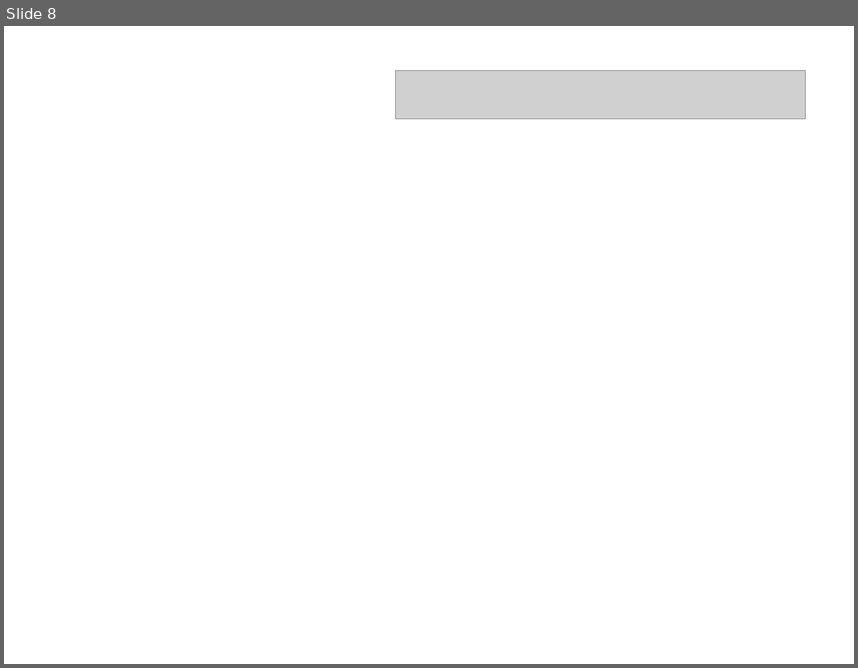
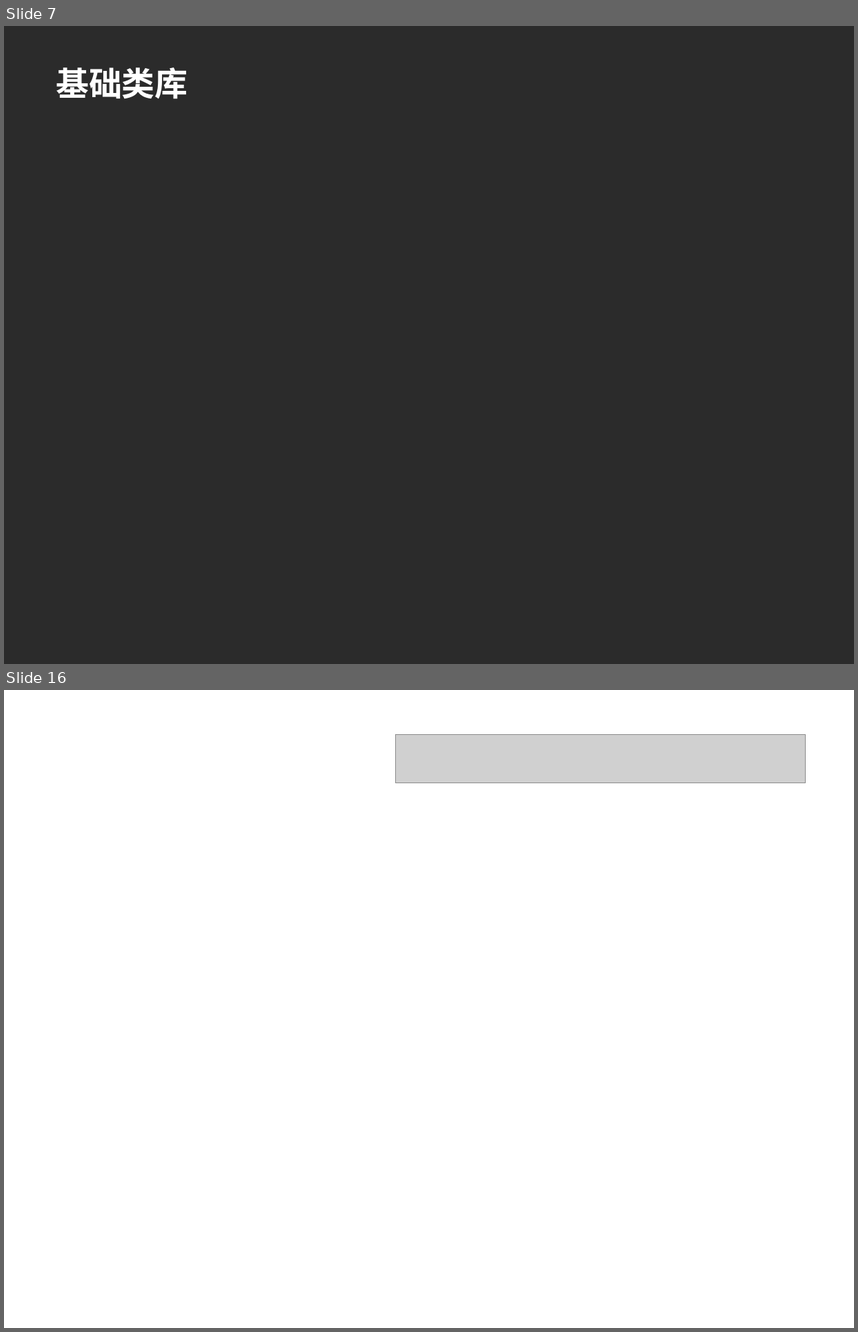
Before and after one commit to shtzr840329/mooon, a slide deck: distributed_platform/docs/mooon.ppt. Shown one above the other, each under a label of ours: slide 8 before the commit, slides 7 and 16 after it; the slides between them are not shown. The pictures are 858x668 and 858x1332 pixels, drawn with LibreOffice and Linux fonts; fonts in the diff are those of the drawing; grey boxes stand for pictures; background and template pictures are left out; a plain dark background stands for a picture behind light text. Boxes give left, top, right and bottom in pixels: in the first picture for what was removed or moved away, otherwise in the second. Text is boxed around its words. In the diff, an @@ line names an element or a change of style, - is before the commit and + after.

```diff
--- a/distributed_platform/docs/mooon.ppt
+++ b/distributed_platform/docs/mooon.ppt
@@ slide 7 added at (4, 26, 854, 664), background picture (left out) @@
@@ title added at (56, 67, 188, 99), 28 pt, text #FFFFFF, bold @@
+基础类库
@@ what was slide 8 is now slide 16 @@
```
Also in this commit, not shown: 3 slides changed, 7 other slides added.
